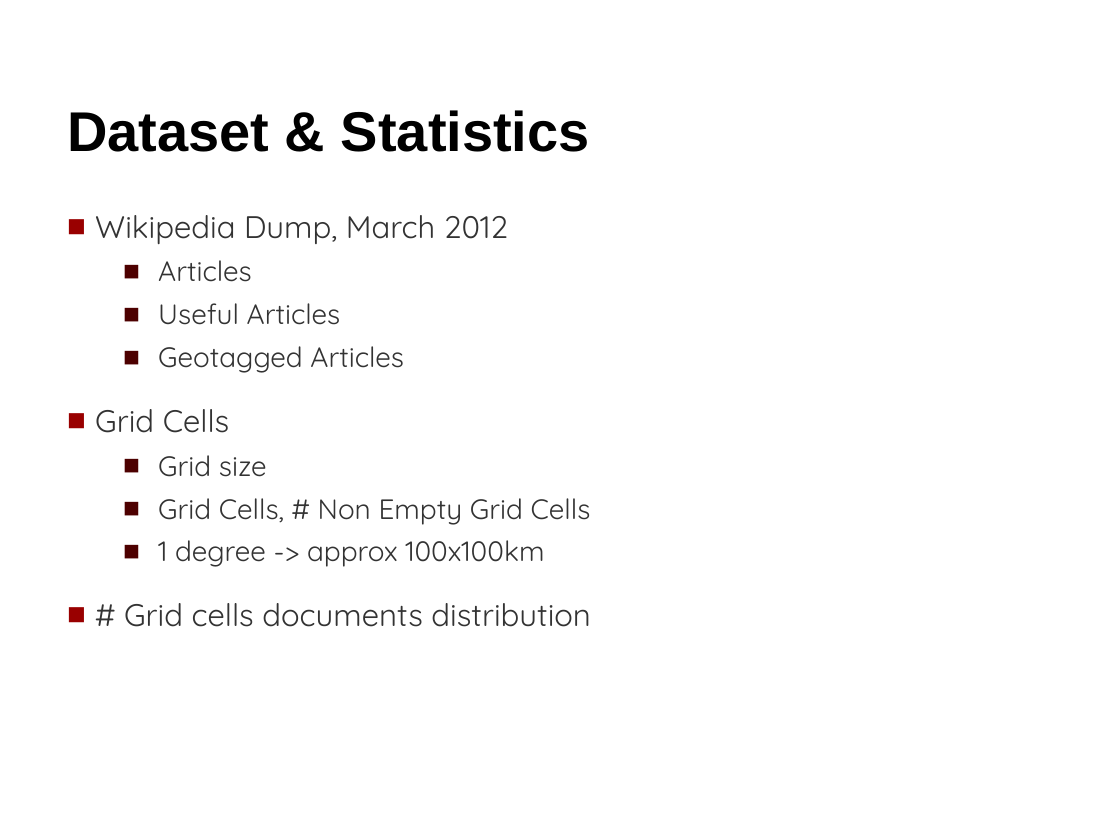
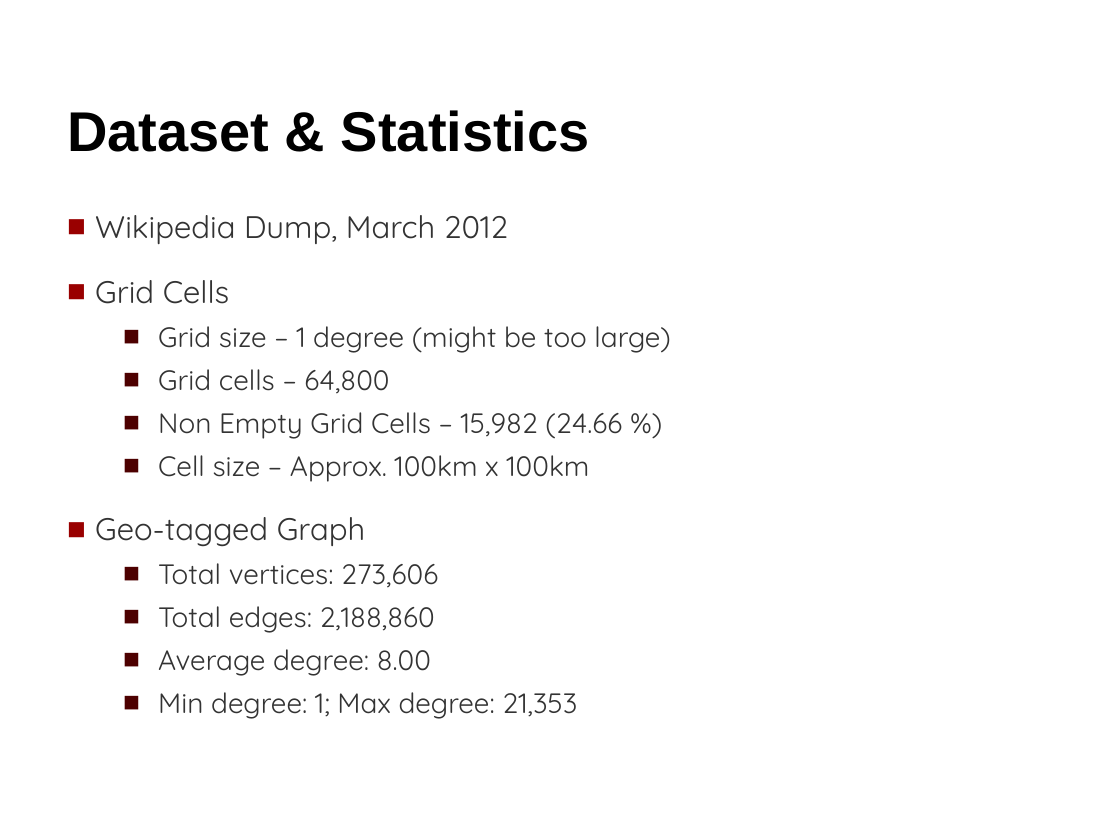
Before and after one commit to raptros/gmm-project-2012, a slide deck: slide 8 of presentation/gmm-2012-presentation.pptx (slide 9 before the commit). Drawn at 1120x840 pixels with LibreOffice and Linux fonts; fonts in the diff are those of the drawing. Boxes give left, top, right and bottom in pixels: in the first picture for what was removed or moved away, otherwise in the second. Text is boxed around its words. In the diff, an @@ line names an element or a change of style, - is before the commit and + after.

Commit message:
Added pdf

```diff
--- a/presentation/gmm-2012-presentation.pptx
+++ b/presentation/gmm-2012-presentation.pptx
@@ text at (158, 260, 404, 373): paragraphs removed @@
-  ■ Articles
-  ■ Useful Articles
-  ■ Geotagged Articles
@@ text at (95, 326, 670, 719): text changed @@
-  ■ Grid size
-  ■ Grid Cells, # Non Empty Grid Cells
-  ■ 1 degree -> approx 100x100km
-■ # Grid cells documents distribution
+  ■ Grid size – 1 degree (might be too large)
+  ■ Grid cells – 64,800
+  ■ Non Empty Grid Cells – 15,982 (24.66 %)
+  ■ Cell size – Approx. 100km x 100km
+■ Geo-tagged Graph
+  ■ Total vertices: 273,606
+  ■ Total edges: 2,188,860
+  ■ Average degree: 8.00
+  ■ Min degree: 1; Max degree: 21,353
```
Also in this commit, not shown: 11 other slides changed, 2 slides added, 2 slides removed.
